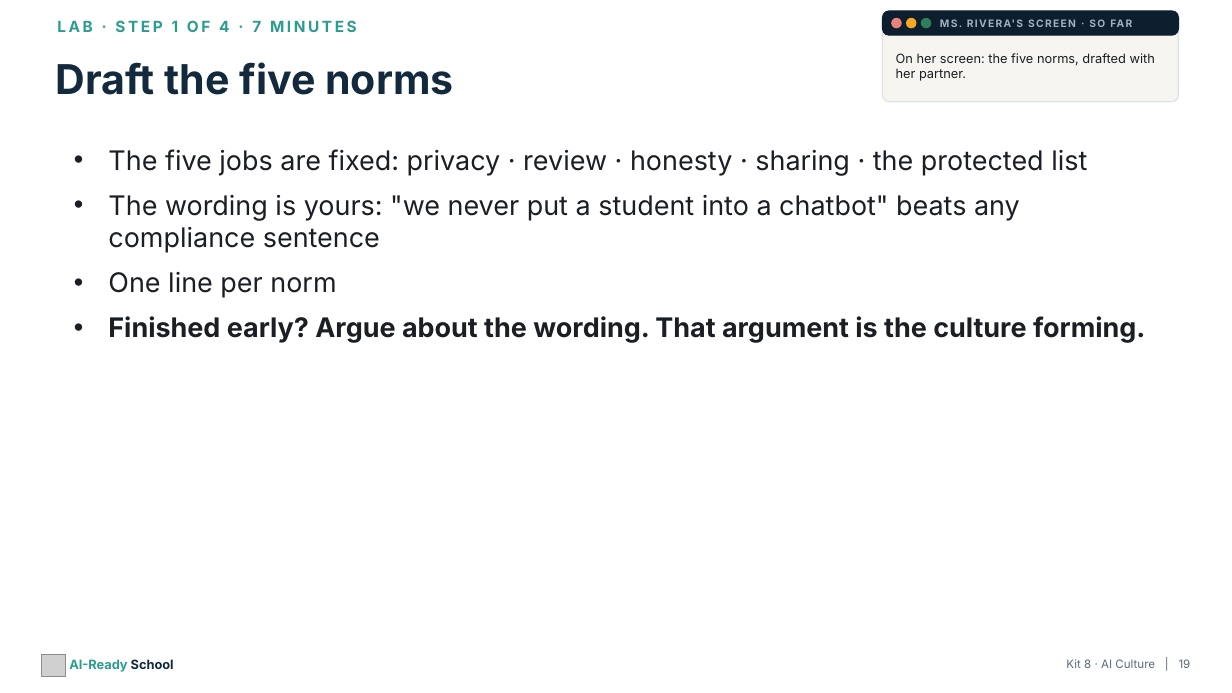
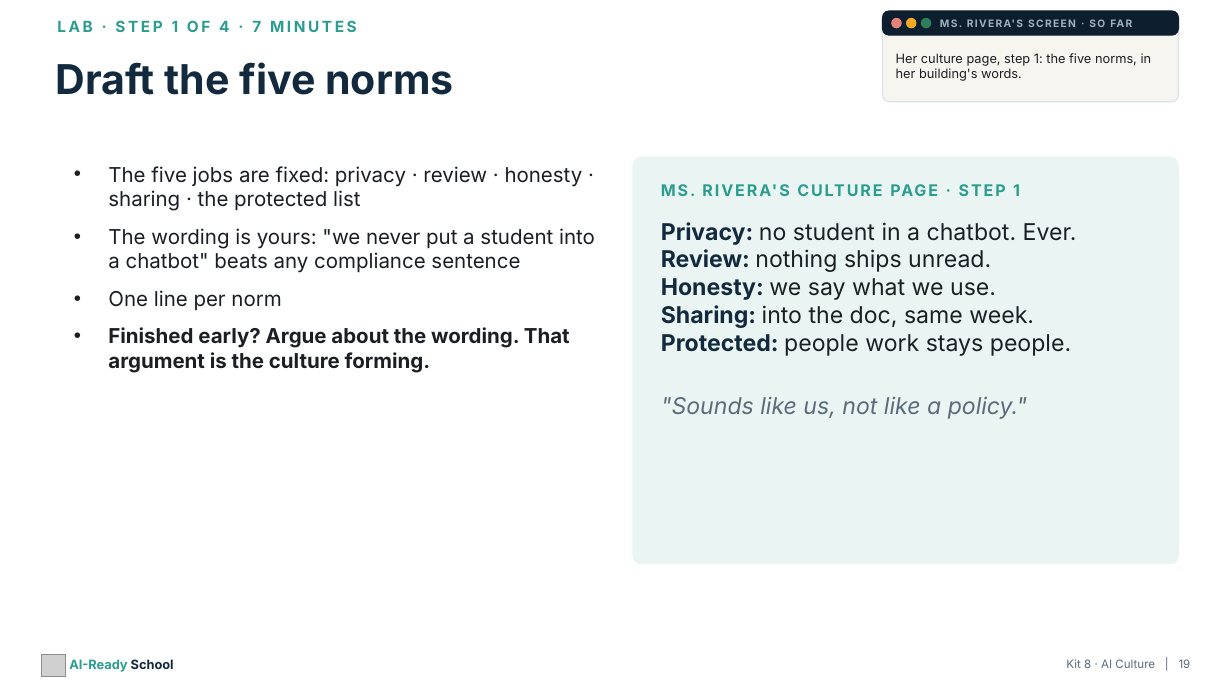
Before and after one commit to aspinozzi1/Ai-School-Ready, a slide deck: slide 19 of kits/kit08/Kit08_PresentationDeck.pptx. Drawn at 1232x693 pixels with LibreOffice and Linux fonts; fonts in the diff are those of the drawing; grey boxes stand for pictures. Boxes give left, top, right and bottom in pixels: in the first picture for what was removed or moved away, otherwise in the second. Text is boxed around its words. In the diff, an @@ line names an element or a change of style, - is before the commit and + after.

```diff
--- a/kits/kit08/Kit08_PresentationDeck.pptx
+++ b/kits/kit08/Kit08_PresentationDeck.pptx
@@ text at [896, 53, 1152, 81]: text changed @@
-On her screen: the five norms, drafted with her partner.
+Her culture page, step 1: the five norms, in her building's words.
@@ text "The five jobs are fixed: ...": place and size @@
-text "The five jobs are fixed: ..." at [108, 149, 1145, 343]
+text "The five jobs are fixed: ..." at [108, 166, 595, 373]
@@ text "The five jobs are fixed: ..." at [108, 166, 595, 373]: size 21 to 16 pt @@
@@ rounded rectangle added at [633, 157, 1178, 564], fill #EAF5F3, outline #EAF5F3 1 pt @@
@@ text added at [678, 184, 1020, 196], 12.5 pt, text #2A9D8F, bold @@
+MS. RIVERA'S CULTURE PAGE · STEP 1
@@ text added at [661, 222, 1077, 419], 18 pt, text #1B1F24 @@
+Privacy: no student in a chatbot. Ever.
+Review: nothing ships unread.
+Honesty: we say what we use.
+Sharing: into the doc, same week.
+Protected: people work stays people.
+"Sounds like us, not like a policy."
```
Also in this commit, not shown: 6 other slides changed, 11 other files.
